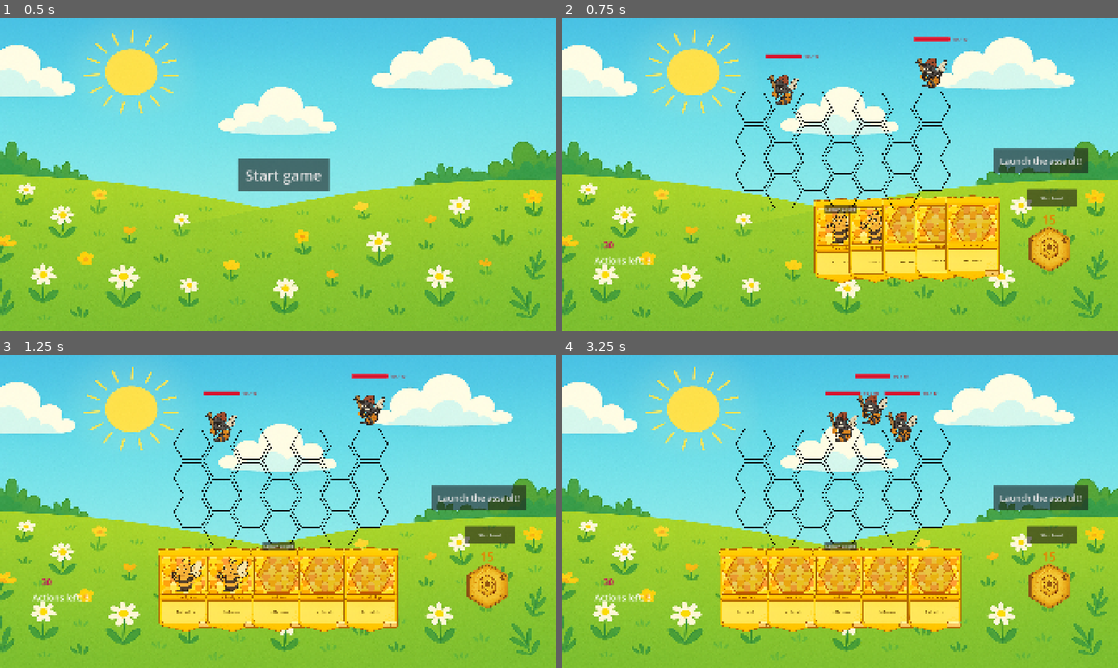
Above: before the commit, frames 1-4 (two rows, left to right).
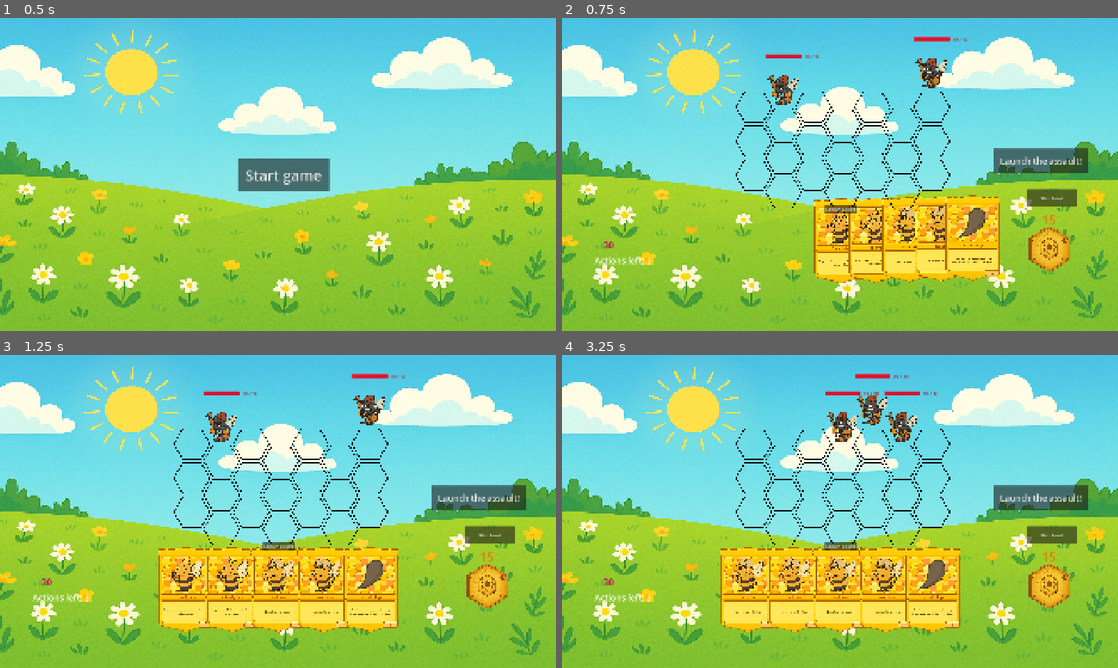
Above: after the commit, the same moments.

Repository: tysia2512/buzzco
Game: Godot game, scene res://scenes/main.tscn
Two runs of this game, one before a commit and one after it. Both use one fixed random seed, a clock stepped at 60 frames per second and the inputs below.
Inputs:
- Up to frame 1 (0.5 s): no input
- Up to frame 2 (0.75 s): click "Start game" at 0.5 s
- Up to frame 3 (1.25 s): no input
- Up to frame 4 (3.25 s): click "Launch the assault!" at 1.25 s; click "Skip Level" at 2 s; click "Start level 2" at 2.75 s

Frame 1 is identical in both runs. In frame 2, 1.1% of the frame differs, in the area x 46-78%, y 59-80%; in frame 3, 1.5%; in frame 4, 3.8%, in the area x 28-72%, y 61-89%.

Commit message:
Add assets for the bees

Diff:
--- a/scenes/basic_bee_card.tscn
+++ b/scenes/basic_bee_card.tscn
@@ -1,11 +1,14 @@
-[gd_scene load_steps=3 format=3 uid="uid://ckpptl2jqbff3"]
+[gd_scene load_steps=4 format=3 uid="uid://ckpptl2jqbff3"]
 
 [ext_resource type="PackedScene" uid="uid://dpctul3yh8g03" path="res://scenes/generic_card.tscn" id="1_rdu3o"]
 [ext_resource type="Script" uid="uid://bpnvof5tcbxpo" path="res://scripts/basic_bee_card.gd" id="1_xb5wf"]
+[ext_resource type="Texture2D" uid="uid://d06eebyjlfkm" path="res://assets/basic bee.png" id="2_2j53c"]
 
 [node name="BasicBeeCard" type="Node2D"]
 script = ExtResource("1_xb5wf")
+texture = ExtResource("2_2j53c")
 
 [node name="Card" parent="." instance=ExtResource("1_rdu3o")]
+description = "Just a bee. Let him bee."
 
 [connection signal="card_removed_from_board" from="Card" to="." method="_on_card_card_removed_from_board"]
--- a/scenes/friendly_bee_card.tscn
+++ b/scenes/friendly_bee_card.tscn
@@ -9,5 +9,6 @@
 texture = ExtResource("2_0xwkr")
 
 [node name="Card" parent="." instance=ExtResource("1_pqlsq")]
+description = "Keep your friends close. +1 attack for any adjecent bee."
 
 [connection signal="card_removed_from_board" from="Card" to="." method="_on_card_card_removed_from_board"]
--- a/scenes/level_play.tscn
+++ b/scenes/level_play.tscn
@@ -55,7 +55,7 @@
 [node name="DeckNHand" parent="CardMovementManager" instance=ExtResource("5_1n5cl")]
 position = Vector2(973, 983)
 
-[node name="Deck" parent="CardMovementManager/DeckNHand" index="4"]
+[node name="Deck" parent="CardMovementManager/DeckNHand" index="3"]
 position = Vector2(722, -15)
 
 [node name="SpawnPoint" parent="CardMovementManager/DeckNHand/Deck" index="1"]
--- a/scenes/second_stinger_card.tscn
+++ b/scenes/second_stinger_card.tscn
@@ -1,12 +1,15 @@
-[gd_scene load_steps=3 format=3 uid="uid://okvgc0bfgaoo"]
+[gd_scene load_steps=4 format=3 uid="uid://okvgc0bfgaoo"]
 
 [ext_resource type="Script" uid="uid://fsghcs07a6lg" path="res://scripts/second_stinger_card.gd" id="1_71lds"]
 [ext_resource type="PackedScene" uid="uid://dpctul3yh8g03" path="res://scenes/generic_card.tscn" id="2_42lsh"]
+[ext_resource type="Texture2D" uid="uid://cglav6gcjoq6f" path="res://assets/stinger.png" id="2_ohxm8"]
 
 [node name="SecondStingerCard" type="Node2D"]
 script = ExtResource("1_71lds")
+texture = ExtResource("2_ohxm8")
 
 [node name="Card" parent="." instance=ExtResource("2_42lsh")]
+description = "Attach to a bee to double the sting. Doubles the attack of the bee above."
 
 [connection signal="card_placed" from="Card" to="." method="_on_card_card_placed"]
 [connection signal="card_removed_from_board" from="Card" to="." method="_on_card_card_removed_from_board"]
Binary file added: assets/basic bee.png
Not shown, added: assets/basic bee.png.import
Binary file added: assets/stinger.png
Not shown, added: assets/stinger.png.import
Not shown, changed: assets/.DS_Store
